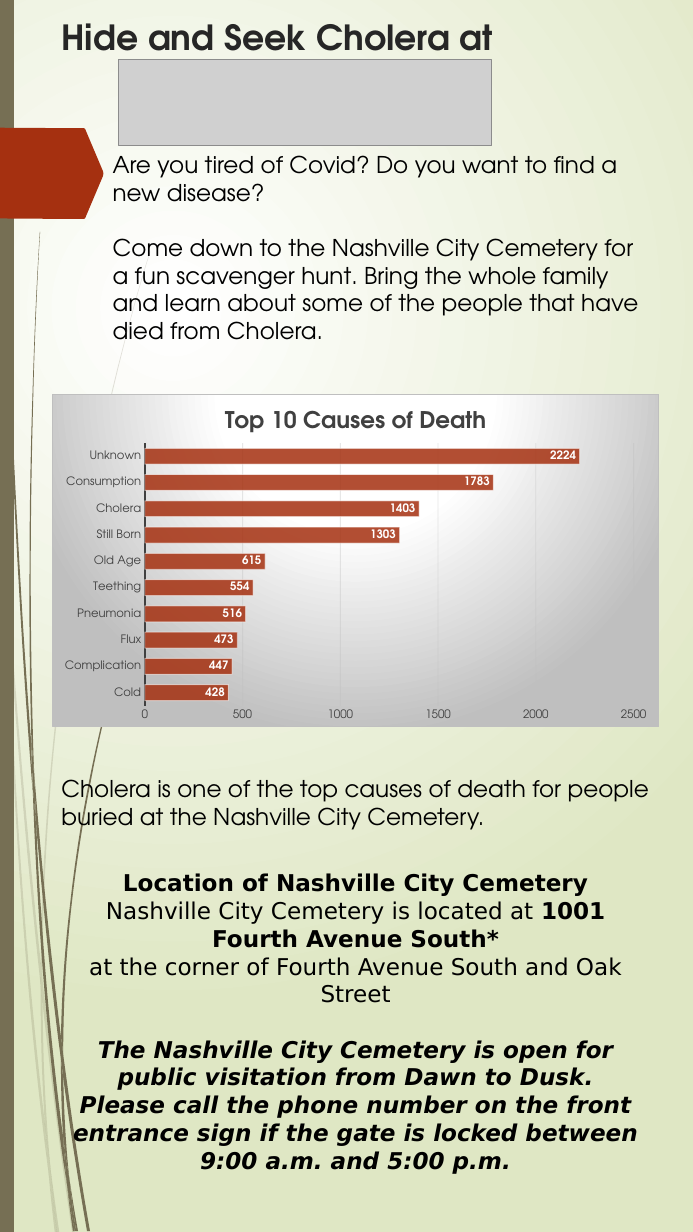
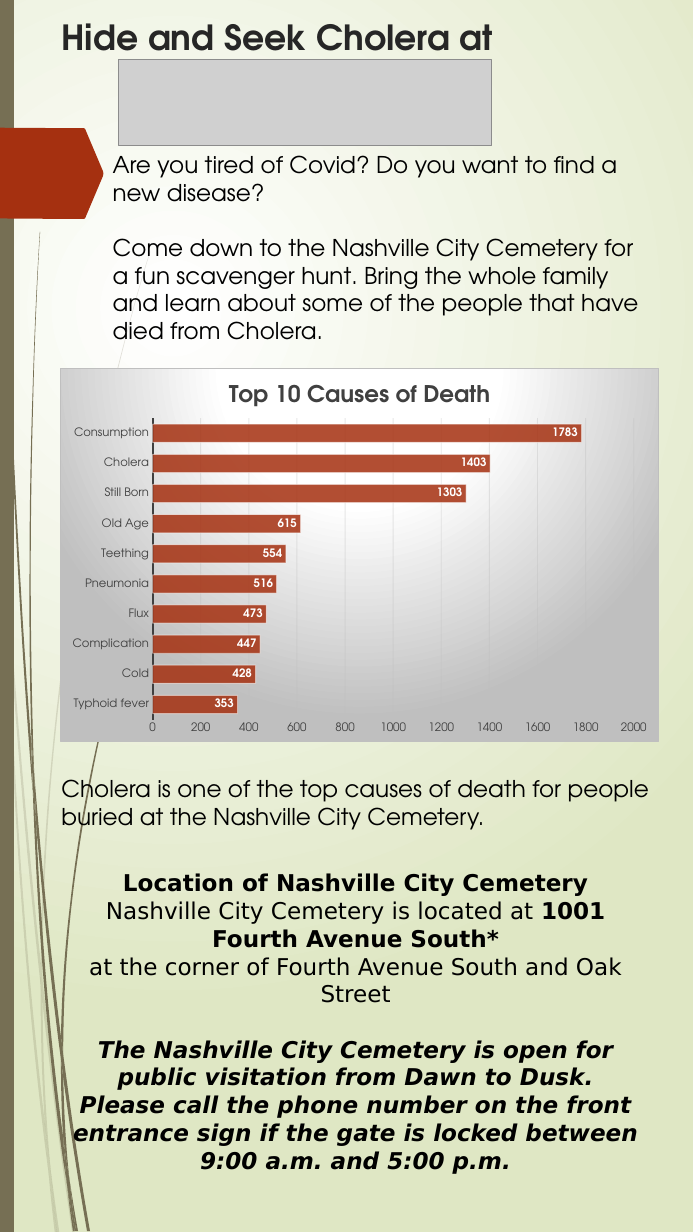
Before and after one commit to NSS-Data-Analytics-Cohort-4/city-cemetery-burials-tye642, a slide deck: slide 1 of data/Hide and Seek Cholera at.pptx. Drawn at 693x1232 pixels with LibreOffice and Linux fonts; fonts in the diff are those of the drawing; grey boxes stand for pictures. Boxes give left, top, right and bottom in pixels: in the first picture for what was removed or moved away, otherwise in the second. Text is boxed around its words. In the diff, an @@ line names an element or a change of style, - is before the commit and + after.

```diff
--- a/data/Hide and Seek Cholera at.pptx
+++ b/data/Hide and Seek Cholera at.pptx
@@ bar chart at <box>60,368,659,742</box> @@
-categories: Cold, Complication, Flux, Pneumonia, Teething, Old Age, Still Born, Cholera, Consumption, Unknown
+categories: Typhoid fever, Cold, Complication, Flux, Pneumonia, Teething, Old Age, Still Born, Cholera, Consumption
-Series 1: 428, 447, 473, 516, 554, 615, 1303, 1403, 1783, 2224
+Series 1: 353, 428, 447, 473, 516, 554, 615, 1303, 1403, 1783
@@ bar chart: place and size @@
-bar chart at <box>52,395,659,727</box>
+bar chart at <box>60,368,659,742</box>
```
Also in this commit, not shown: 1 other file.
